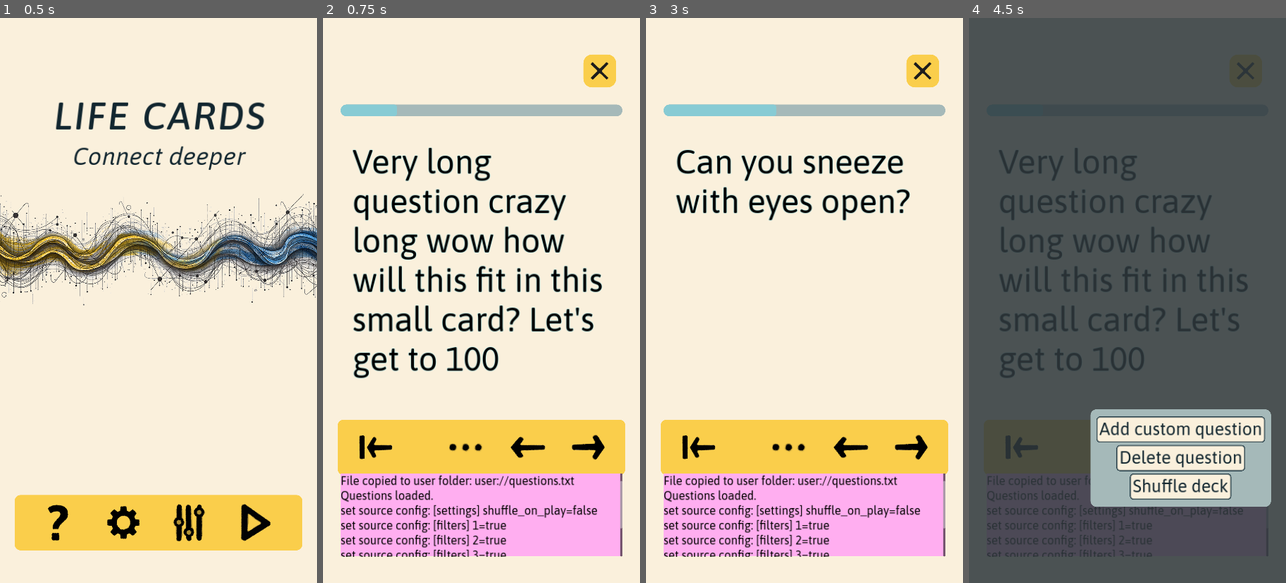
Above: before the commit, frames 1-4 (left to right).
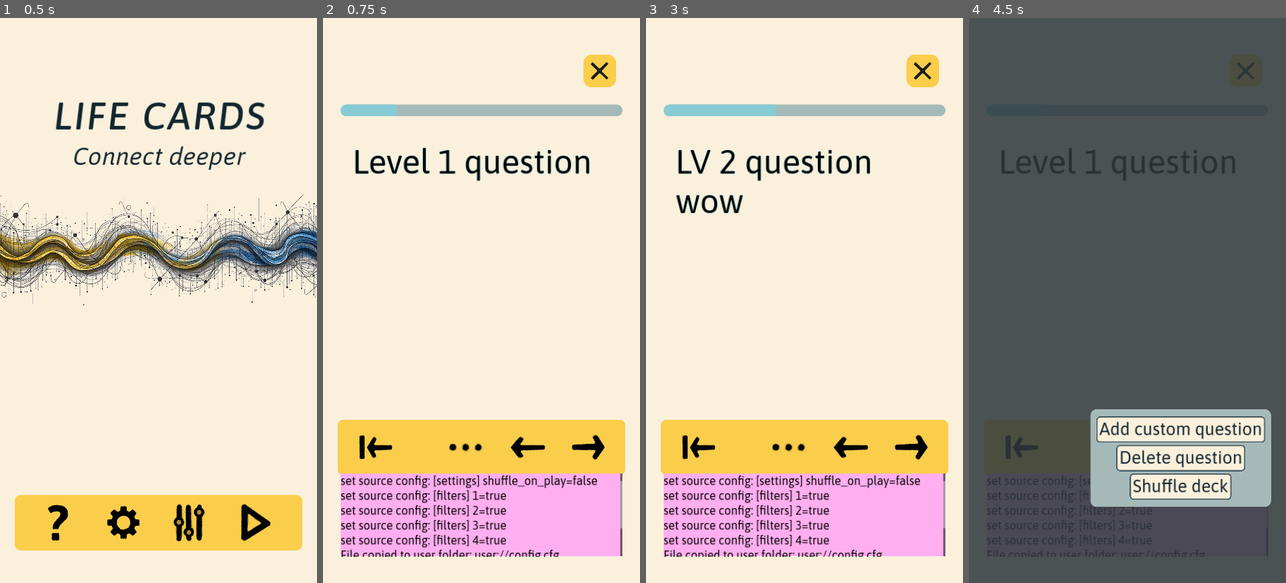
Above: after the commit, the same moments.

Repository: edoartworks/LifeCards
Game: Godot game, scene res://Game/screen_main.tscn
Two runs of this game, one before a commit and one after it. Both use one fixed random seed, a clock stepped at 60 frames per second and the inputs below.
Inputs (mouse positions are in pixels of both pictures, inside the frame that each line leads up to):
- Up to frame 1 (0.5 s): no input
- Up to frame 2 (0.75 s): click (576, 520) at 0.5 s
- Up to frame 3 (3 s): click (899, 520) at 1.25 s; click (836, 520) at 2 s; click (909, 447) at 2.75 s
- Up to frame 4 (4.5 s): click (1019, 447) at 3.5 s; click (1111, 447) at 4.25 s

Frame 1 is identical in both runs. In frame 2, 9.7% of the frame differs, in the area x 5-88%, y 22-96%; in frame 3, 5.0%; in frame 4, 4.6%.
Error before the commit: Invalid operands 'String' and 'int' in operator '+'. (res://Game/Globals/Global.gd:162)
Error after the commit: Parse Error: Unexpected "!" in class body. (res://Game/card_menu.gd:1)

Commit message:
Implemented YAML loading and filters
broken: add and delete question

Diff:
--- a/Game/Globals/Global.gd
+++ b/Game/Globals/Global.gd
@@ -2,16 +2,15 @@
 
 var DEBUG_MODE = true
 
-var QUESTIONS_SRC_PATH = "res://Data/questions.txt"
-var QUESTIONS_YML_PATH = "res://Data/questions.yml"
-var QUESTIONS_USER_PATH = "user://questions.txt"
+var QUESTIONS_SRC_PATH = "res://Data/questions.yml"
+var QUESTIONS_USER_PATH = "user://questions.yml"
 var CONFIG_SRC_PATH = "res://Data/config.cfg"
 var CONFIG_USER_PATH = "user://config.cfg"
 
 var QUESTIONS: Array[String] = []
 var CURRENT_QUESTION_IDX = 0
 
-var DEBUG_QS_FILE_PATH = "res://Data/DEBUG_questions.txt"
+var DEBUG_QS_FILE_PATH = "res://Data/DEBUG_questions.yml"
 var DEBUG_RESET_USR_QS = false
 var DEBUG_RESET_CONFIG = false
 var DEBUG_LOG = ""
@@ -22,23 +21,27 @@
 		debug("DEBUG MODE: ON")
 		QUESTIONS_SRC_PATH = DEBUG_QS_FILE_PATH
 		DEBUG_RESET_USR_QS = true
-		#DEBUG_RESET_CONFIG = true
+		DEBUG_RESET_CONFIG = true
 		if OS.get_name() == "Windows":
 			_set_half_resolution()
 
+	# On first launch, build config and load questions
 	var IS_APP_FIRST_LAUNCH
 	if get_config("app", "is_first_launch") == null:
 		IS_APP_FIRST_LAUNCH = true
 	else:
 		IS_APP_FIRST_LAUNCH = false
 
-	if IS_APP_FIRST_LAUNCH or DEBUG_RESET_USR_QS:
-		copy_file(QUESTIONS_SRC_PATH, QUESTIONS_USER_PATH)
-	_load_questions()
-
 	if IS_APP_FIRST_LAUNCH or DEBUG_RESET_CONFIG:
 		_build_config.call_deferred()
 		copy_file.call_deferred(CONFIG_SRC_PATH, CONFIG_USER_PATH)
+
+	if IS_APP_FIRST_LAUNCH or DEBUG_RESET_USR_QS:
+		copy_file.call_deferred(QUESTIONS_SRC_PATH, QUESTIONS_USER_PATH)
+		_load_questions.call_deferred()
+	else:
+		_load_questions()
+
 
 	if IS_APP_FIRST_LAUNCH:
 		set_config.call_deferred("app", "is_first_launch", false)
@@ -54,19 +57,33 @@
 
 
 func _load_questions() -> void:
-	QUESTIONS = _read_text_file(QUESTIONS_USER_PATH)
-	# TODO: change to yaml
+	var all_questions: Dictionary = _parse_yaml_file(QUESTIONS_USER_PATH)
+	var filtered_questions: Array[String] = []
+
+	for category in all_questions.keys():
+		var filter_value = get_config("filters", category)
+		if filter_value:
+			filtered_questions.append_array(all_questions[category])
+	QUESTIONS = filtered_questions
+
 	if QUESTIONS.size() == 0:
 		debug("No questions loaded.")
 	else:
 		debug("Questions loaded.")
 
+
+func reload_questions() -> void:
+	_load_questions()
+	CURRENT_QUESTION_IDX = 0
+	SignalBus.on_questions_reloaded.emit()
+	debug("Questions reloaded")
 
 
 func _reset_questions_to_default() -> void:
 	copy_file(QUESTIONS_SRC_PATH, QUESTIONS_USER_PATH)
 	_load_questions()
 	CURRENT_QUESTION_IDX = 0
+	debug("Questions reset to default")
 
 
 func _shuffle_deck() -> void:
@@ -74,23 +91,21 @@
 
 
 func _parse_yaml_file(file_path: String) -> Dictionary:
-	var questions_dict: Dictionary = {}
+	var all_questions: Dictionary = {}
 	var file := FileAccess.open(file_path, FileAccess.ModeFlags.READ)
 	if file == null:
 		push_error("Unable to open file: " + file_path)
 		return {}
 
-	var lines = file.get_as_text().split("\n")
-	file.close()
-
-	var current_key = ""
-	var question_list = []
-
-	for line in lines:
-		line = line.strip_edges()
+	var line: String
+	var current_key: String = ""
+	var question_list: Array = []
+
+	while not file.eof_reached():
+		line = file.get_line().strip_edges()
 		if line.ends_with(":"):
 			if current_key != "":
-				questions_dict[current_key] = question_list
+				all_questions[current_key] = question_list
 			current_key = line.trim_suffix(":")
 			question_list = []
 		elif line.begins_with("-"):
@@ -98,9 +113,10 @@
 			question_list.append(question)
 
 	if current_key != "":
-		questions_dict[current_key] = question_list
-
-	return questions_dict
+		all_questions[current_key] = question_list
+
+	file.close()
+	return all_questions
 
 
 func _read_text_file(file_path) -> Array[String]:
--- a/Game/Globals/SignalBus.gd
+++ b/Game/Globals/SignalBus.gd
@@ -2,9 +2,6 @@
 
 # Ignore must be used on every line
 # Until this is implemented https://github.com/godotengine/godot/pull/76020
-
-@warning_ignore("unused_signal")
-signal on_app_first_launch
 
 @warning_ignore("unused_signal")
 signal show_add_question_screen
@@ -56,3 +53,6 @@
 
 @warning_ignore("unused_signal")
 signal reset_deck_default
+
+@warning_ignore("unused_signal")
+signal on_questions_reloaded
--- a/Game/card_menu.gd
+++ b/Game/card_menu.gd
@@ -1,5 +1,5 @@
 extends Control
-
+!fix add and delete question
 
 func _on_btn_add_q_pressed() -> void:
 	SignalBus.show_add_question_screen.emit()
--- a/Game/filter_toggle.gd
+++ b/Game/filter_toggle.gd
@@ -10,6 +10,8 @@
 var TOGGLE_OFF_ART = load("res://Art/icon_toggle_off.png")
 @onready var lbl_text = $h_cont/lbl_text
 @onready var toggle_texture = $h_cont/t_toggle
+
+signal toggled
 
 
 func _ready() -> void:
@@ -32,6 +34,7 @@
 		filter_enabled = not filter_enabled
 		update_texture()
 		update_config()
+		toggled.emit()
 
 
 func update_texture() -> void:
--- a/Game/screen_card.gd
+++ b/Game/screen_card.gd
@@ -25,13 +25,14 @@
 	SignalBus.current_question_deleted.connect(_on_current_question_deleted)
 	SignalBus.shuffle_deck.connect(_on_deck_shuffled)
 	SignalBus.reset_deck_default.connect(_on_deck_reset)
+	SignalBus.on_questions_reloaded.connect(_on_deck_reset)
 
 	if Global.DEBUG_MODE:
 		DEBUG_LOG = get_node(debug_log_lbl_path)
 		DEBUG_SCROLL = DEBUG_LOG.get_parent()
 		DEBUG_SCROLL.visible = true
 
-	init_UI()
+	init_UI.call_deferred() # deferred to wait for questions to be loaded
 
 
 func _process(_delta: float) -> void:
--- a/Game/screen_filters.gd
+++ b/Game/screen_filters.gd
@@ -1,5 +1,35 @@
 extends CanvasLayer
+
+@onready var toggle_buttons: Array[Node] = [
+	$BG/MarginContainer/cont_main/filter_toggle_1,
+	$BG/MarginContainer/cont_main/filter_toggle_2,
+	$BG/MarginContainer/cont_main/filter_toggle_3,
+	$BG/MarginContainer/cont_main/filter_toggle_4
+]
+@onready var btn_exit = $BG/MarginContainer/cont_main/HBoxContainer/btn_exit
+
+
+func _ready():
+	for button in toggle_buttons:
+		button.connect("toggled", _on_button_toggled)
+	_validate_toggles.call_deferred()
+
+func _on_button_toggled():
+	print("toggled")
+	_validate_toggles()
+
+func _validate_toggles():
+	print("validating toggles")
+	var toggled_count = 0
+	for button in toggle_buttons:
+		if button.filter_enabled:
+			toggled_count += 1
+	# Disable the exit button if no toggle buttons are enabled
+	btn_exit.disabled = (toggled_count == 0)
+	if toggled_count == 0:
+		Global.debug("ALL FILTERS DISABLED!! impossible")
 
 
 func _on_btn_exit_pressed() -> void:
 	SignalBus.filters_screen_exit_pressed.emit()
+	Global.reload_questions()
Binary file changed: Art/th_custom01.theme
Not shown, added: Data/DEBUG_questions.yml
Not shown, changed: Exports/lifecards.apk
Not shown, changed: Exports/lifecards.apk.idsig
